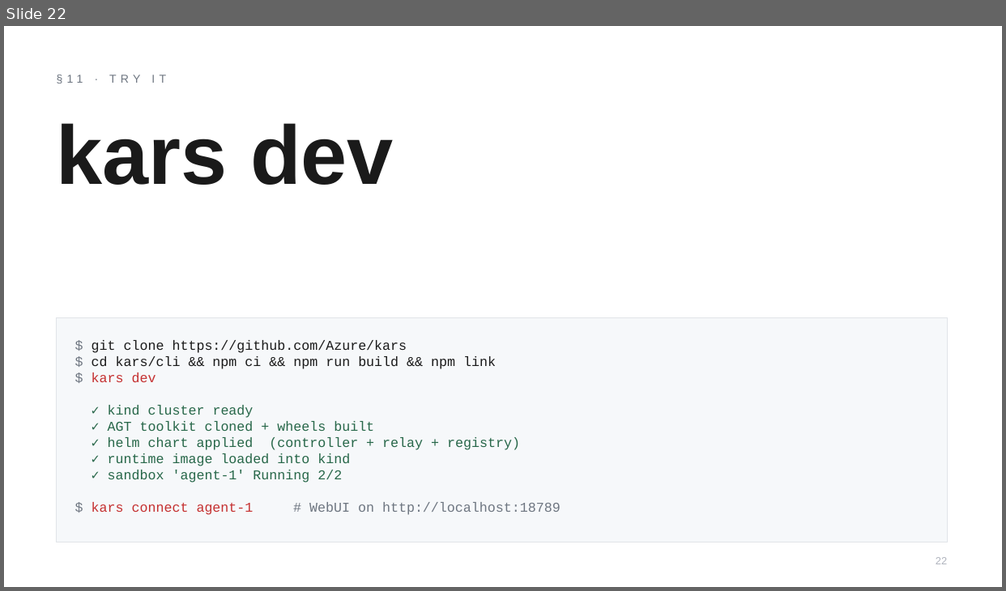
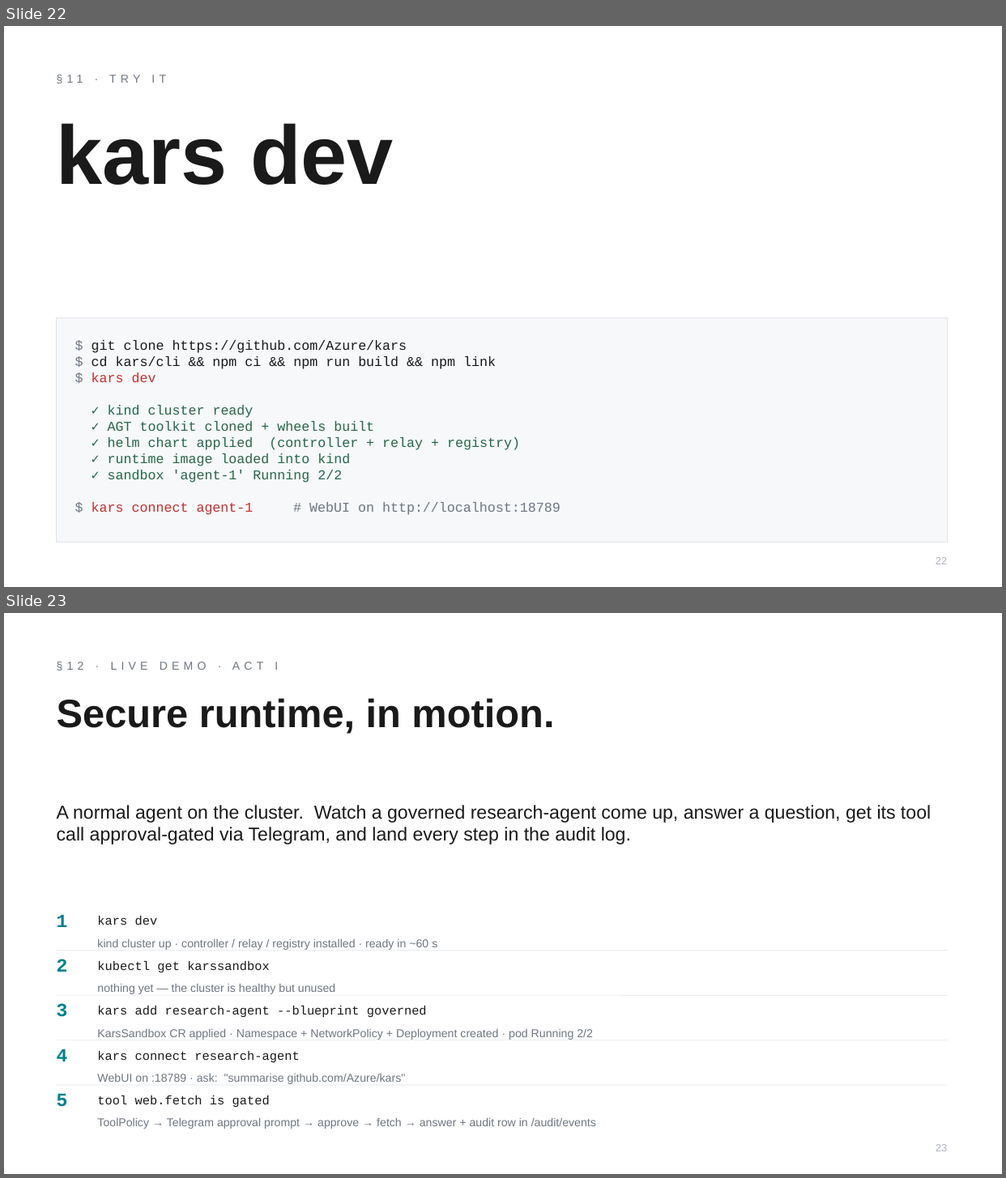
Before and after one commit to Azure/kars, a slide deck: docs/showcase/deliverables/kars-pitch-deck.pptx. Shown one above the other, each under a label of ours: slide 22 before the commit, slides 22 and 23 after it. The pictures are 1006x591 and 1006x1178 pixels, drawn with LibreOffice and Linux fonts; fonts in the diff are those of the drawing. Boxes give left, top, right and bottom in pixels: in the first picture for what was removed or moved away, otherwise in the second. Text is boxed around its words. In the diff, an @@ line names an element or a change of style, - is before the commit and + after.

```diff
--- a/docs/showcase/deliverables/kars-pitch-deck.pptx
+++ b/docs/showcase/deliverables/kars-pitch-deck.pptx
@@ slide 23 added at bbox=[4, 613, 1002, 1174], background #FFFFFF @@
@@ text added at bbox=[57, 662, 278, 671], 11 pt, text #6E7681 @@
+§12 · LIVE DEMO · ACT I
@@ text added at bbox=[57, 698, 554, 734], 38 pt, text #1A1A1A, bold @@
+Secure runtime, in motion.
@@ text added at bbox=[57, 805, 931, 845], 18 pt, text #1A1A1A @@
+A normal agent on the cluster. Watch a governed research-agent come up, answer a question, get its tool call approval-gated via Telegram, and land every step in the audit log.
@@ text added at bbox=[57, 914, 68, 927], 18 pt, text #028090, bold @@
+1
@@ text added at bbox=[97, 916, 158, 925], 12 pt, text #1A1A1A @@
+kars dev
@@ line added from (57, 951) to (948, 951), #E1E4E8 0.5 pt @@
@@ text added at bbox=[97, 939, 437, 950], 11 pt, text #6E7681 @@
+kind cluster up · controller / relay / registry installed · ready in ~60 s
@@ text added at bbox=[57, 959, 68, 972], 18 pt, text #028090, bold @@
+2
@@ text added at bbox=[97, 961, 270, 973], 12 pt, text #1A1A1A @@
+kubectl get karssandbox
@@ line added from (57, 995) to (948, 995), #E1E4E8 0.5 pt @@
@@ text added at bbox=[97, 984, 335, 995], 11 pt, text #6E7681 @@
+nothing yet — the cluster is healthy but unused
@@ text added at bbox=[57, 1003, 68, 1017], 18 pt, text #028090, bold @@
+3
@@ text added at bbox=[97, 1006, 427, 1018], 12 pt, text #1A1A1A @@
+kars add research-agent --blueprint governed
@@ line added from (57, 1041) to (948, 1041), #E1E4E8 0.5 pt @@
@@ text added at bbox=[57, 1049, 68, 1062], 18 pt, text #028090, bold @@
+4
@@ text added at bbox=[97, 1029, 593, 1040], 11 pt, text #6E7681 @@
+KarsSandbox CR applied · Namespace + NetworkPolicy + Deployment created · pod Running 2/2
@@ text added at bbox=[97, 1051, 299, 1063], 12 pt, text #1A1A1A @@
+kars connect research-agent
@@ text added at bbox=[97, 1074, 406, 1084], 11 pt, text #6E7681 @@
+WebUI on :18789 · ask: "summarise github.com/Azure/kars"
@@ line added from (57, 1085) to (948, 1085), #E1E4E8 0.5 pt @@
@@ text added at bbox=[57, 1093, 68, 1107], 18 pt, text #028090, bold @@
+5
@@ text added at bbox=[97, 1096, 270, 1107], 12 pt, text #1A1A1A @@
+tool web.fetch is gated
@@ text added at bbox=[97, 1118, 596, 1129], 11 pt, text #6E7681 @@
+ToolPolicy → Telegram approval prompt → approve → fetch → answer + audit row in /audit/events
@@ text added at bbox=[936, 1144, 947, 1152], 10 pt, text #AFB3BD @@
+23
```
Also in this commit, not shown: 2 other slides added, 1 other file.
